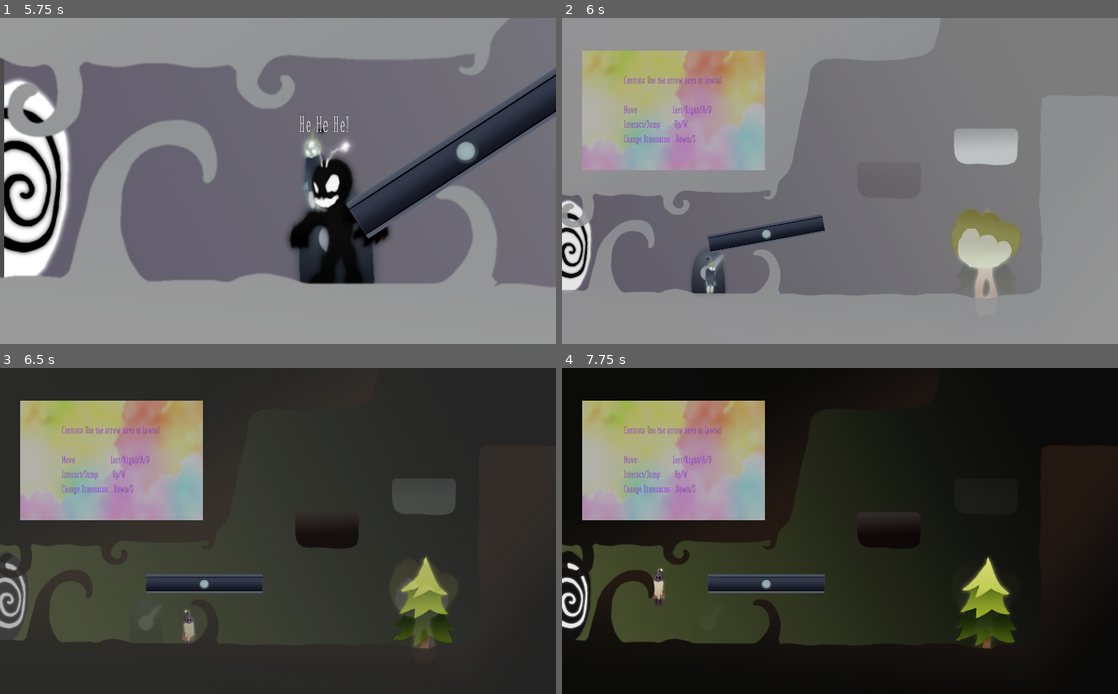
Above: before the commit, frames 1-4 (two rows, left to right).
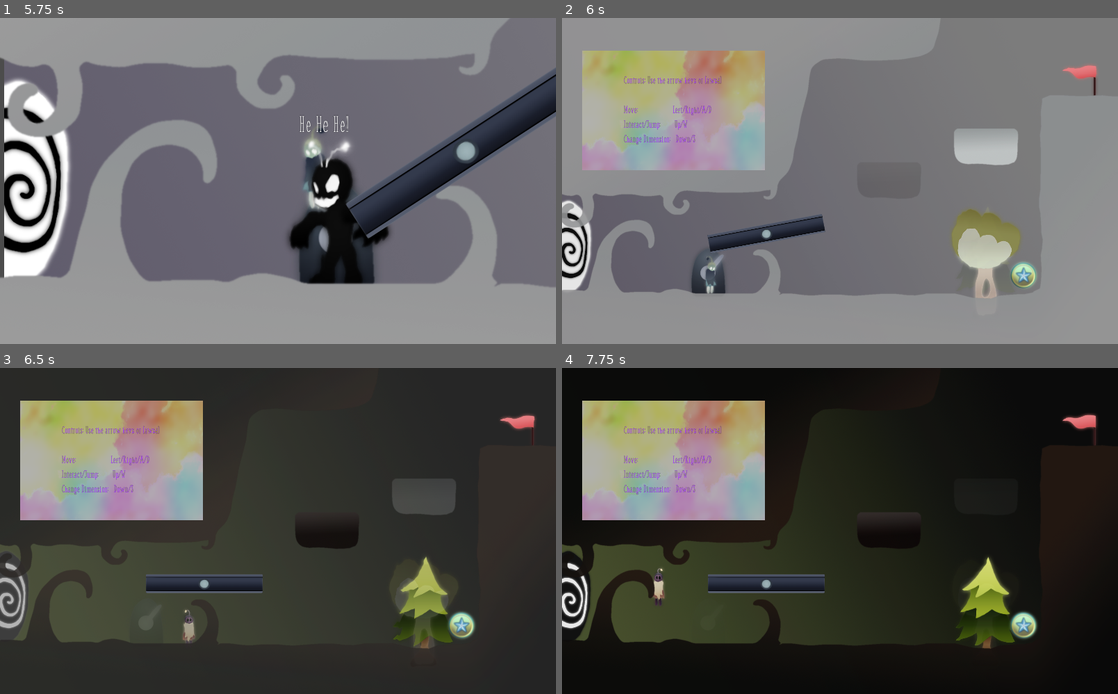
Above: after the commit, the same moments.

Repository: Dimension-Omega/misty-marshes
Game: Godot game, scene res://data/main/Main.tscn
The game is run twice, just before and just after one commit, with the same random seed, the same clock (stepped at 60 frames per second) and the same inputs. The engine's default icon, where the game draws it, is replaced by a stand-in: a white triangle on a blue panel in a dark square.
Inputs:
- Up to frame 1 (5.75 s): tap Enter (ui_accept) at 0.5 s; hold Right (right) 0.53-1.25 s; hold Space (duality) 0.53-1.25 s; tap Up (jump) at 0.77, 2.27, 3.77, 4.52, 5.27 s; click "1" at 1.25 s; hold Right (right) 2.03-2.78 s; tap 1 at 2.1 s; hold A (left) 2.78-3.53 s; tap 2 at 2.85 s; hold Right (right) 3.53-5.03 s; tap 5 at 3.6 s; tap 6 at 4.35 s; hold A (left) from 5.03 s (still down); tap I at 5.1 s
- Up to frame 2 (6 s): release A (left) at 5.78 s; hold Right (right) from 5.78 s (still down); tap 0 at 5.85 s
- Up to frame 3 (6.5 s): keep holding Right (right)
- Up to frame 4 (7.75 s): release Right (right) at 6.53 s; hold A (left) from 6.53 s (still down); tap Space (duality) at 6.6 s; tap Up (jump) at 6.77, 7.52 s; tap 1 at 7.35 s

Frame 1 is identical in both runs. In frame 2, 0.5% of the frame differs, in the area x 80-97%, y 14-83%; in frame 3, 0.6%; in frame 4, 0.6%, in the area x 80-97%, y 13-84%.

Commit message:
Secret acquire effect and set secret + targets in all levels

Diff:
--- a/data/elements/secret/secret.gd
+++ b/data/elements/secret/secret.gd
@@ -4,4 +4,8 @@
 func _on_Secret_body_entered(body):
 	if body.has_meta('player'):
 		get_tree().call_group('main', 'on_secret_found')
+		$AnimationPlayer.play("acquired")
+
+func _on_AnimationPlayer_animation_finished(anim_name):
+	if anim_name == 'acquired':
 		queue_free()
--- a/data/elements/secret/secret.tscn
+++ b/data/elements/secret/secret.tscn
@@ -1,10 +1,64 @@
-[gd_scene load_steps=4 format=2]
+[gd_scene load_steps=6 format=2]
 
-[ext_resource path="res://icon.png" type="Texture" id=1]
+[ext_resource path="res://data/elements/coins/coin.png" type="Texture" id=1]
 [ext_resource path="res://data/elements/secret/secret.gd" type="Script" id=2]
 
 [sub_resource type="RectangleShape2D" id=1]
 extents = Vector2( 50, 50 )
+
+[sub_resource type="Animation" id=2]
+length = 0.001
+tracks/0/type = "value"
+tracks/0/path = NodePath("Sprite:position")
+tracks/0/interp = 1
+tracks/0/loop_wrap = true
+tracks/0/imported = false
+tracks/0/enabled = true
+tracks/0/keys = {
+"times": PoolRealArray( 0 ),
+"transitions": PoolRealArray( 1 ),
+"update": 0,
+"values": [ Vector2( 0, 0 ) ]
+}
+tracks/1/type = "value"
+tracks/1/path = NodePath("Sprite:scale")
+tracks/1/interp = 1
+tracks/1/loop_wrap = true
+tracks/1/imported = false
+tracks/1/enabled = true
+tracks/1/keys = {
+"times": PoolRealArray( 0 ),
+"transitions": PoolRealArray( 1 ),
+"update": 0,
+"values": [ Vector2( 0.7, 0.7 ) ]
+}
+
+[sub_resource type="Animation" id=3]
+resource_name = "acquired"
+tracks/0/type = "value"
+tracks/0/path = NodePath("Sprite:position")
+tracks/0/interp = 1
+tracks/0/loop_wrap = true
+tracks/0/imported = false
+tracks/0/enabled = true
+tracks/0/keys = {
+"times": PoolRealArray( 0, 1 ),
+"transitions": PoolRealArray( 1, 1 ),
+"update": 0,
+"values": [ Vector2( 0, 0 ), Vector2( 0, -180 ) ]
+}
+tracks/1/type = "value"
+tracks/1/path = NodePath("Sprite:scale")
+tracks/1/interp = 1
+tracks/1/loop_wrap = true
+tracks/1/imported = false
+tracks/1/enabled = true
+tracks/1/keys = {
+"times": PoolRealArray( 0, 0.6, 1 ),
+"transitions": PoolRealArray( 1, 1, 1 ),
+"update": 0,
+"values": [ Vector2( 0.7, 0.7 ), Vector2( 0.7, 0.7 ), Vector2( 0.1, 0.1 ) ]
+}
 
 [node name="Secret" type="Area2D"]
 collision_layer = 1048576
@@ -16,6 +70,12 @@
 shape = SubResource( 1 )
 
 [node name="Sprite" type="Sprite" parent="."]
+scale = Vector2( 0.7, 0.7 )
 texture = ExtResource( 1 )
 
+[node name="AnimationPlayer" type="AnimationPlayer" parent="."]
+anims/RESET = SubResource( 2 )
+anims/acquired = SubResource( 3 )
+
 [connection signal="body_entered" from="." to="." method="_on_Secret_body_entered"]
+[connection signal="animation_finished" from="AnimationPlayer" to="." method="_on_AnimationPlayer_animation_finished"]
--- a/data/elements/target/target.tscn
+++ b/data/elements/target/target.tscn
@@ -1,7 +1,8 @@
-[gd_scene load_steps=4 format=2]
+[gd_scene load_steps=5 format=2]
 
-[ext_resource path="res://icon.png" type="Texture" id=1]
+[ext_resource path="res://data/shaders/wobbly_shader.tres" type="Material" id=1]
 [ext_resource path="res://data/elements/target/target.gd" type="Script" id=2]
+[ext_resource path="res://data/elements/flags/flag.png" type="Texture" id=3]
 
 [sub_resource type="RectangleShape2D" id=1]
 extents = Vector2( 50, 50 )
@@ -16,6 +17,9 @@
 shape = SubResource( 1 )
 
 [node name="Sprite" type="Sprite" parent="."]
-texture = ExtResource( 1 )
+material = ExtResource( 1 )
+scale = Vector2( 0.7, 0.7 )
+texture = ExtResource( 3 )
+offset = Vector2( -40, -20 )
 
 [connection signal="body_entered" from="." to="." method="_on_Target_body_entered"]
--- a/data/levels/1/level_1.tscn
+++ b/data/levels/1/level_1.tscn
@@ -13,6 +13,8 @@
 [ext_resource path="res://data/elements/gates/gate.tscn" type="PackedScene" id=11]
 [ext_resource path="res://data/elements/switches/switch.tscn" type="PackedScene" id=12]
 [ext_resource path="res://data/menu/uitheme.tres" type="Theme" id=13]
+[ext_resource path="res://data/elements/secret/secret.tscn" type="PackedScene" id=14]
+[ext_resource path="res://data/elements/target/target.tscn" type="PackedScene" id=15]
 
 [sub_resource type="RectangleShape2D" id=1]
 extents = Vector2( 1300, 60 )
@@ -100,6 +102,12 @@
 [node name="Player" parent="entities" instance=ExtResource( 8 )]
 position = Vector2( -775, 348 )
 
+[node name="Secret" parent="entities" instance=ExtResource( 14 )]
+position = Vector2( 675, 349 )
+
+[node name="Target" parent="entities" instance=ExtResource( 15 )]
+position = Vector2( 912, -365 )
+
 [node name="Cinematic" type="Node2D" parent="."]
 
 [node name="Villain" parent="Cinematic" instance=ExtResource( 6 )]
@@ -126,6 +134,9 @@
 [node name="Panel" type="Panel" parent="CanvasLayer/Help"]
 anchor_right = 1.0
 anchor_bottom = 1.0
+__meta__ = {
+"_edit_use_anchors_": false
+}
 
 [node name="Label" type="Label" parent="CanvasLayer/Help/Panel"]
 anchor_left = 0.5
--- a/data/levels/2/level_2.tscn
+++ b/data/levels/2/level_2.tscn
@@ -115,10 +115,10 @@
 only_on_black = true
 
 [node name="Target" parent="entities" instance=ExtResource( 13 )]
-position = Vector2( 365, 412 )
+position = Vector2( 942, -425 )
 
 [node name="Secret" parent="entities" instance=ExtResource( 14 )]
-position = Vector2( 8, 148 )
+position = Vector2( 610, 408 )
 
 [node name="Player" parent="." instance=ExtResource( 8 )]
 position = Vector2( -699, 416 )
--- a/data/levels/3/level_3.tscn
+++ b/data/levels/3/level_3.tscn
@@ -103,7 +103,7 @@
 only_on_black = true
 
 [node name="Target" parent="entities" instance=ExtResource( 6 )]
-position = Vector2( 925, -340 )
+position = Vector2( 933, -289 )
 
 [node name="Secret" parent="entities" instance=ExtResource( 14 )]
 position = Vector2( -382, -559 )
Binary file added: data/elements/coins/coin.png
Not shown, added: data/elements/coins/coin.png.import
Binary file added: data/elements/flags/flag.png
Not shown, added: data/elements/flags/flag.png.import
Not shown: 1 places in data/levels/1/level_1.tscn that only renumber resources
